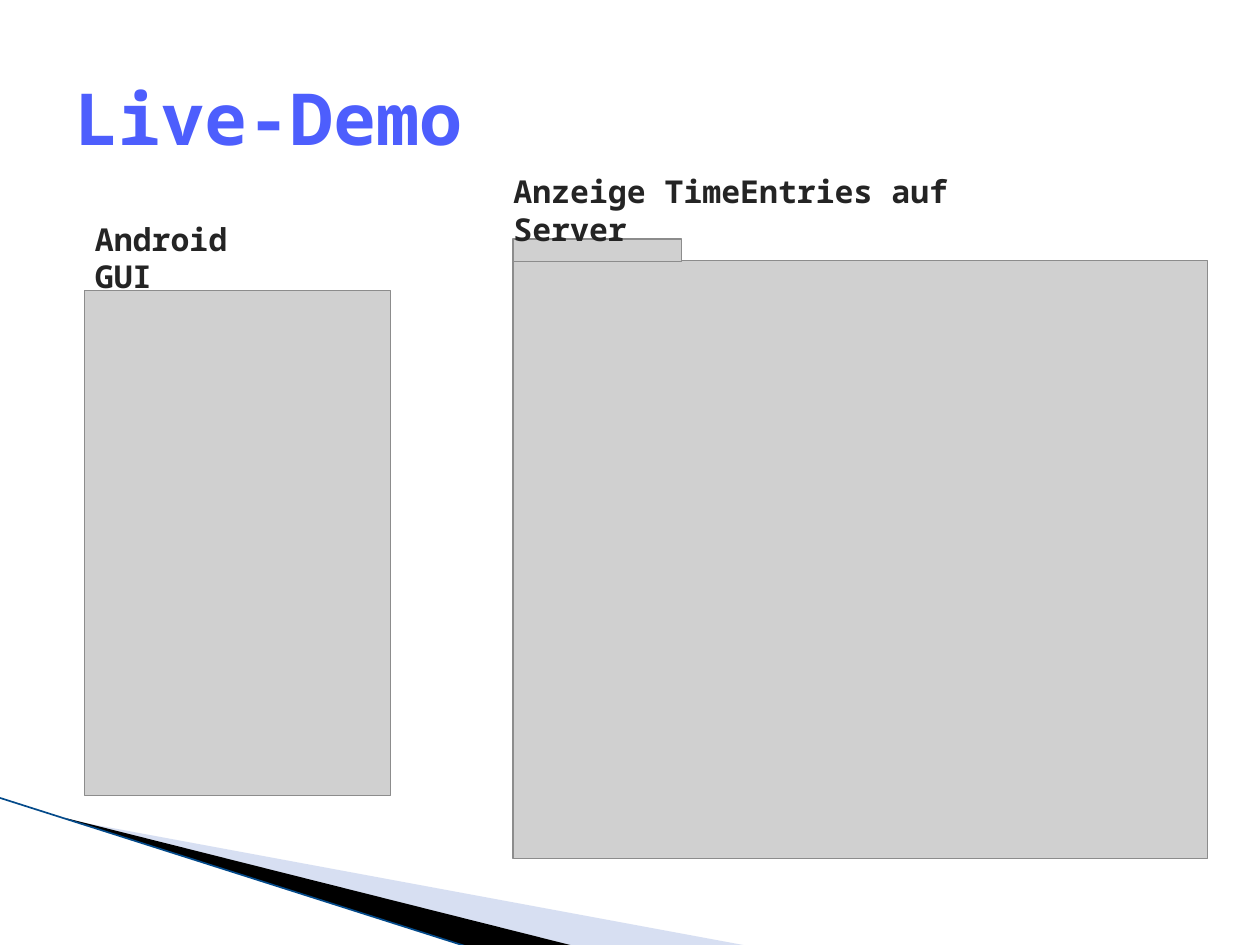
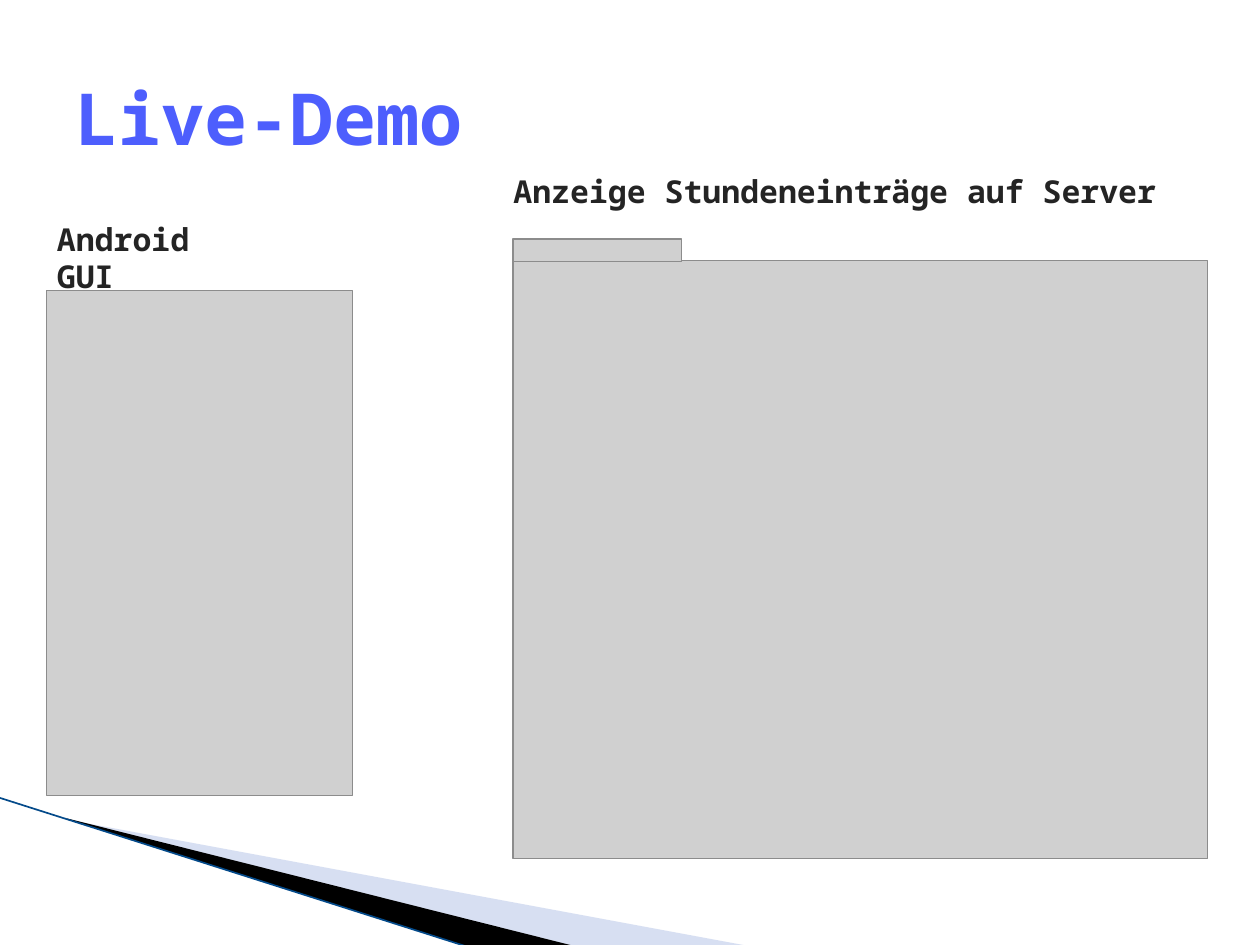
Before and after one commit to lukaselmer/hsr-mrt-software-engineering-2-project, a slide deck: slide 21 of doc/05_Design/praesentation.pptx (slide 20 before the commit). Drawn at 1260x945 pixels with LibreOffice and Linux fonts; fonts in the diff are those of the drawing; grey boxes stand for pictures; background and template pictures are left out. Boxes give left, top, right and bottom in pixels: in the first picture for what was removed or moved away, otherwise in the second. Text is boxed around its words. In the diff, an @@ line names an element or a change of style, - is before the commit and + after.

```diff
--- a/doc/05_Design/praesentation.pptx
+++ b/doc/05_Design/praesentation.pptx
@@ text at [513,178,1156,211]: text changed @@
-Anzeige TimeEntries auf Server
+Anzeige Stundeneinträge auf Server
@@ text "Android GUI": place and size @@
-text "Android GUI" at [95,226,227,291]
+text "Android GUI" at [57,226,189,291]
@@ picture: place and size @@
-picture at [84,290,391,795]
+picture at [47,290,353,795]
```
Also in this commit, not shown: 6 other slides changed, 4 slides added, 3 slides removed, 1 other file.
